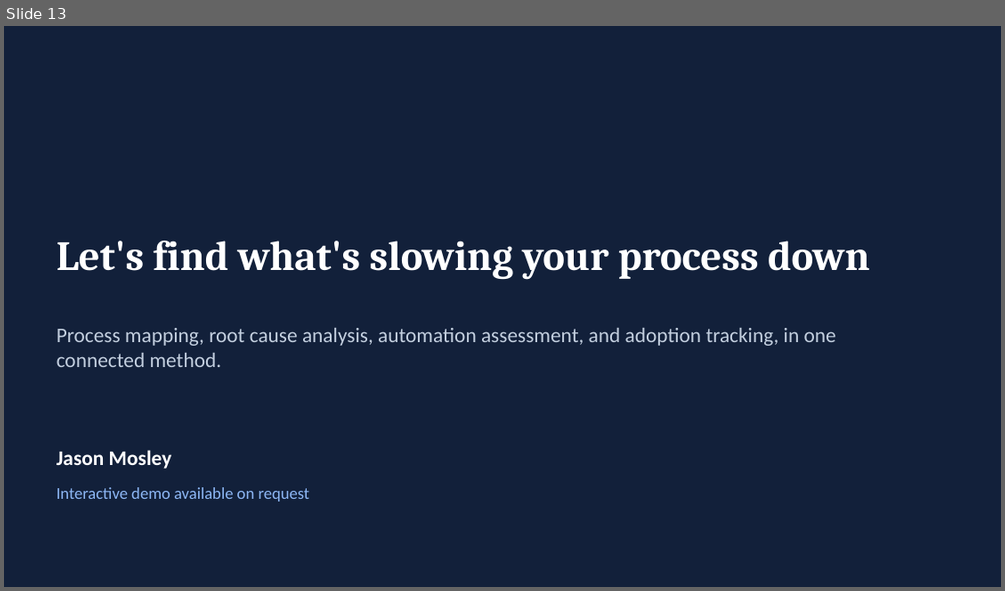
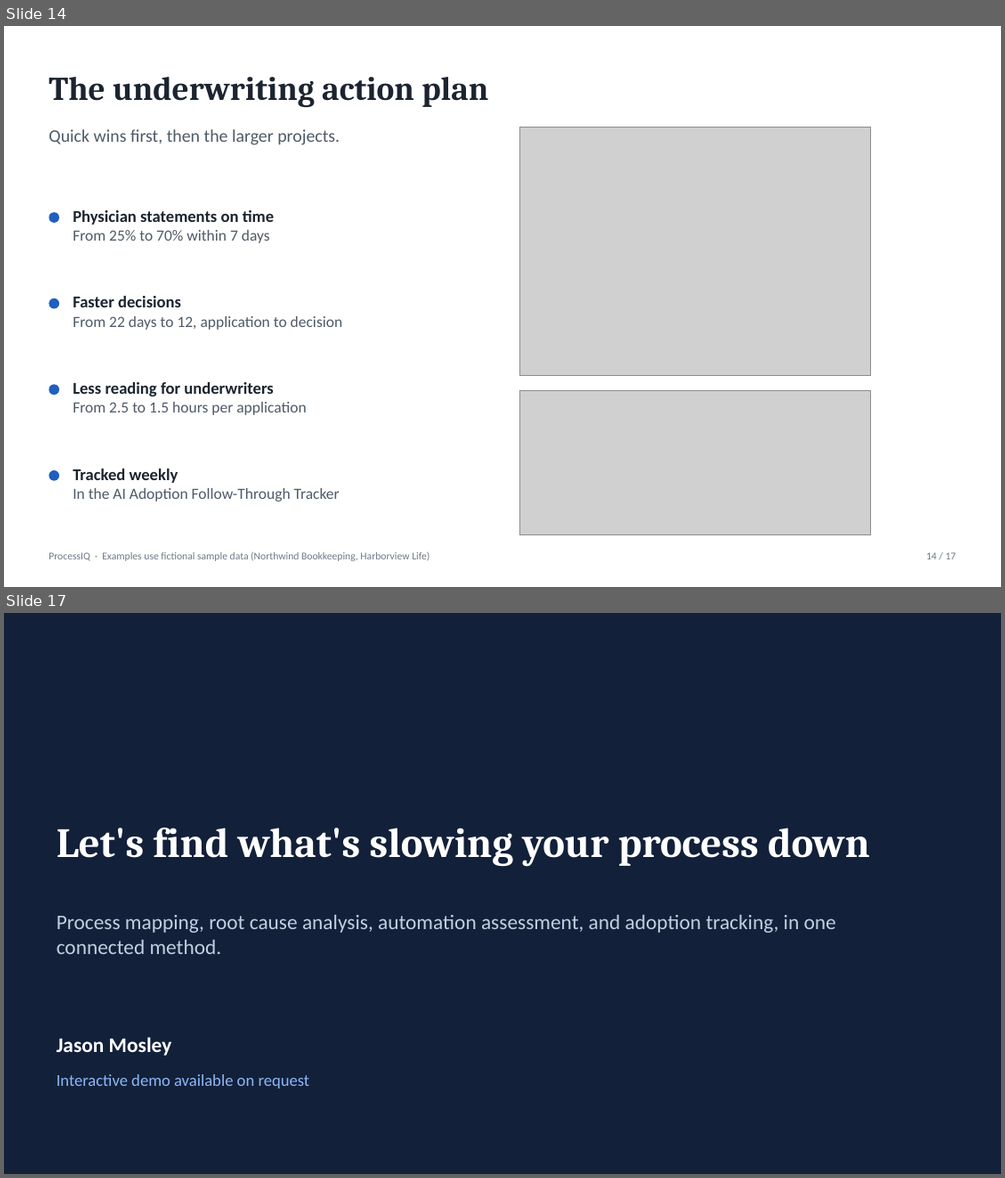
Before and after one commit to jedwardmosley-cell/mosley-foundry, a slide deck: ProcessIQ/ProcessIQ-Presentation.pptx. Shown one above the other, each under a label of ours: slide 13 before the commit, slides 14 and 17 after it; the slides between them are not shown. The pictures are 1005x591 and 1005x1178 pixels, drawn with LibreOffice and Linux fonts; fonts in the diff are those of the drawing; grey boxes stand for pictures. Boxes give left, top, right and bottom in pixels: in the first picture for what was removed or moved away, otherwise in the second. Text is boxed around its words. In the diff, an @@ line names an element or a change of style, - is before the commit and + after.

```diff
--- a/ProcessIQ/ProcessIQ-Presentation.pptx
+++ b/ProcessIQ/ProcessIQ-Presentation.pptx
@@ slide 14 added at (4, 26, 1001, 587), background #FFFFFF @@
@@ title added at (48, 77, 488, 108), 32 pt, text #1C2430, bold @@
+The underwriting action plan
@@ text added at (48, 129, 340, 145), 17 pt, text #4F5A68 @@
+Quick wins first, then the larger projects.
@@ picture added at (519, 127, 870, 375) @@
@@ ellipse added at (48, 212, 59, 223), fill #1F5FBF @@
@@ text added at (73, 210, 274, 243), 16 pt, text #1C2430, bold @@
+Physician statements on time
+From 25% to 70% within 7 days
@@ ellipse added at (48, 298, 59, 309), fill #1F5FBF @@
@@ text added at (73, 296, 343, 329), 15 pt, text #4F5A68 @@
+Faster decisions
+From 22 days to 12, application to decision
@@ ellipse added at (48, 384, 59, 394), fill #1F5FBF @@
@@ text added at (73, 382, 306, 415), 15 pt, text #4F5A68 @@
+Less reading for underwriters
+From 2.5 to 1.5 hours per application
@@ picture added at (519, 390, 870, 534) @@
@@ ellipse added at (48, 470, 59, 481), fill #1F5FBF @@
@@ text added at (73, 468, 340, 501), 15 pt, text #4F5A68 @@
+Tracked weekly
+In the AI Adoption Follow-Through Tracker
@@ text added at (48, 551, 429, 561), 10 pt, text #6F7A88 @@
+ProcessIQ · Examples use fictional sample data (Northwind Bookkeeping, Harborview Life)
@@ text added at (926, 552, 956, 559), 10 pt, text #6F7A88 @@
+14 / 17
@@ what was slide 13 is now slide 17 @@
```
Also in this commit, not shown: 11 slides changed, 3 other slides added, 3 other files.
